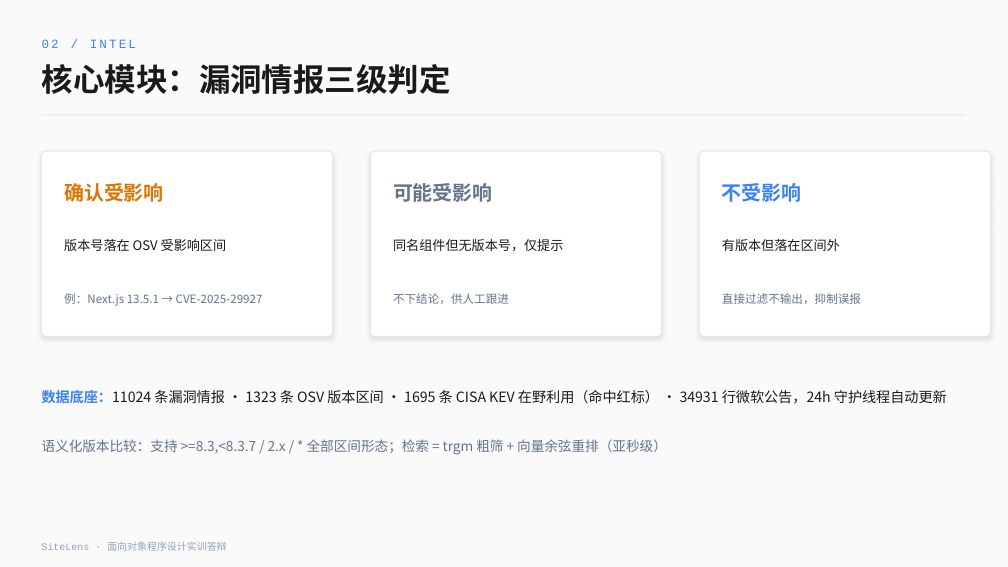
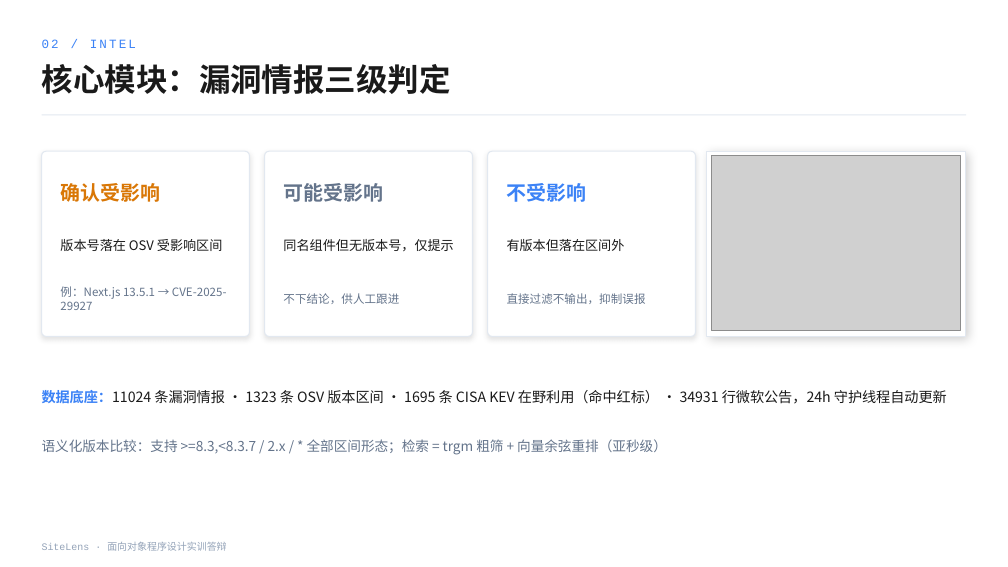
Before and after one commit to zep4yrs/sitelens, a slide deck: slide 15 of docs/答辩演示-SiteLens.pptx (slide 10 before the commit). Drawn at 1008x567 pixels with LibreOffice and Linux fonts; fonts in the diff are those of the drawing; grey boxes stand for pictures; background and template pictures are left out. Boxes give left, top, right and bottom in pixels: in the first picture for what was removed or moved away, otherwise in the second. Text is boxed around its words. In the diff, an @@ line names an element or a change of style, - is before the commit and + after.

```diff
--- a/docs/答辩演示-SiteLens.pptx
+++ b/docs/答辩演示-SiteLens.pptx
@@ background #FAFAFA to picture (left out) @@
@@ rounded rectangle: place and size @@
-rounded rectangle at (42, 151, 333, 337)
+rounded rectangle at (42, 151, 250, 337)
@@ text "确认受影响": place and size @@
-text "确认受影响" at (64, 183, 164, 202)
+text "确认受影响" at (60, 183, 160, 202)
@@ rounded rectangle added at (265, 151, 473, 337), fill #FFFFFF, outline #E2E8F0 1 pt @@
@@ text "可能受影响": place and size @@
-text "可能受影响" at (393, 183, 493, 202)
+text "可能受影响" at (283, 183, 383, 202)
@@ rounded rectangle: place and size @@
-rounded rectangle at (371, 151, 662, 337)
+rounded rectangle at (488, 151, 696, 337)
@@ text "不受影响": place and size @@
-text "不受影响" at (722, 183, 802, 202)
+text "不受影响" at (506, 183, 586, 202)
@@ rectangle: place and size @@
-rectangle at (699, 151, 991, 337)
+rectangle at (707, 151, 966, 337)
@@ rectangle at (707, 151, 966, 337): rounded rectangle to rectangle; shadow changed @@
@@ picture added at (712, 156, 961, 330) @@
@@ text "版本号落在 OSV 受影响区间": place and size @@
-text "版本号落在 OSV 受影响区间" at (64, 239, 227, 251)
+text "版本号落在 OSV 受影响区间" at (60, 239, 223, 251)
@@ text "同名组件但无版本号，仅提示": place and size @@
-text "同名组件但无版本号，仅提示" at (393, 239, 563, 251)
+text "同名组件但无版本号，仅提示" at (283, 239, 453, 251)
@@ text "有版本但落在区间外": place and size @@
-text "有版本但落在区间外" at (722, 239, 840, 251)
+text "有版本但落在区间外" at (507, 239, 625, 251)
@@ text "例：Next.js 13.5.1 → CVE-2025-29927" rewrapped from (64, 293, 263, 306) to (60, 286, 227, 310) @@
@@ text "不下结论，供人工跟进": place and size @@
-text "不下结论，供人工跟进" at (393, 293, 509, 304)
+text "不下结论，供人工跟进" at (283, 293, 399, 304)
@@ text "直接过滤不输出，抑制误报": place and size @@
-text "直接过滤不输出，抑制误报" at (722, 293, 861, 304)
+text "直接过滤不输出，抑制误报" at (507, 293, 646, 304)
```
Also in this commit, not shown: 13 other slides changed, 11 slides added, 16 other files.
